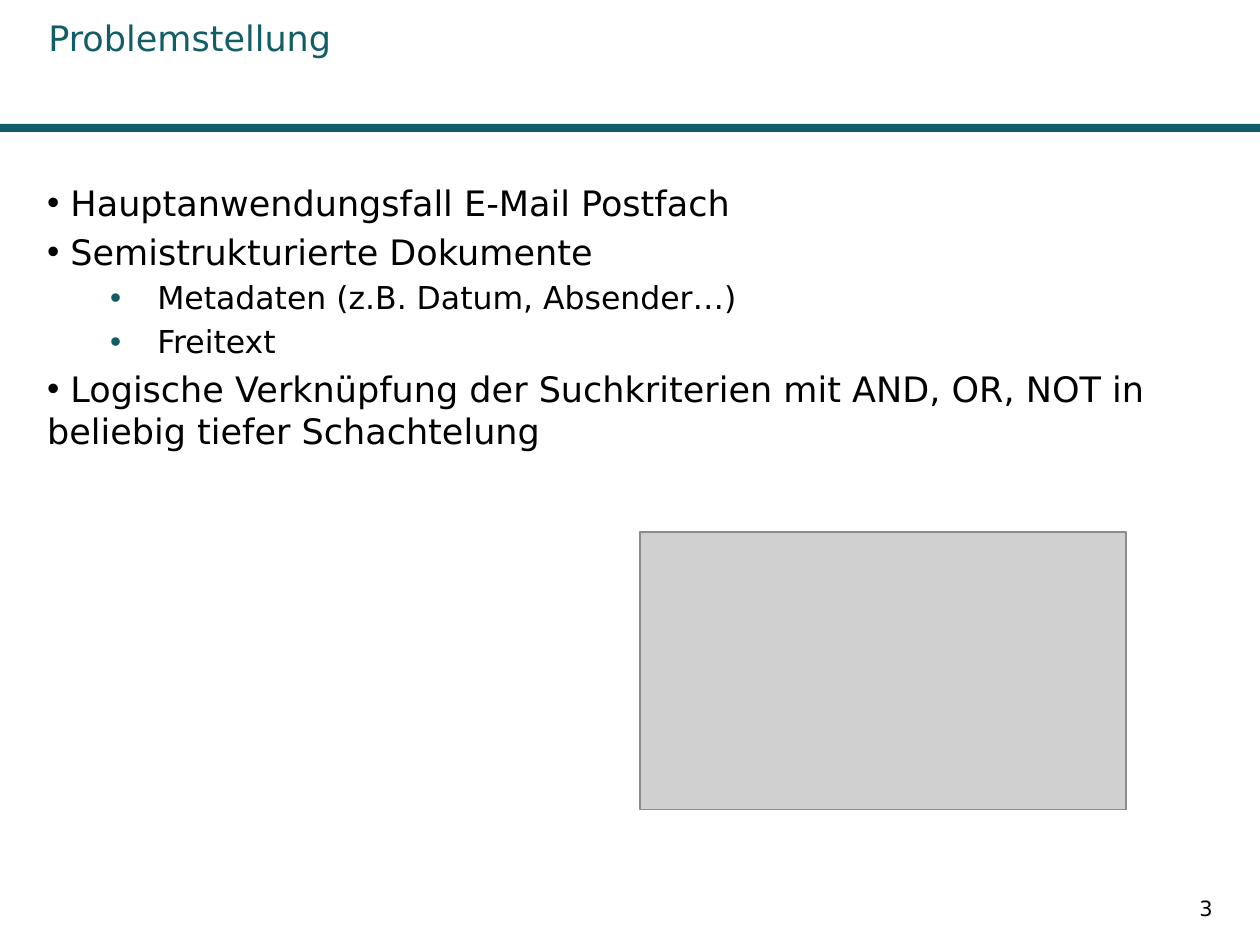
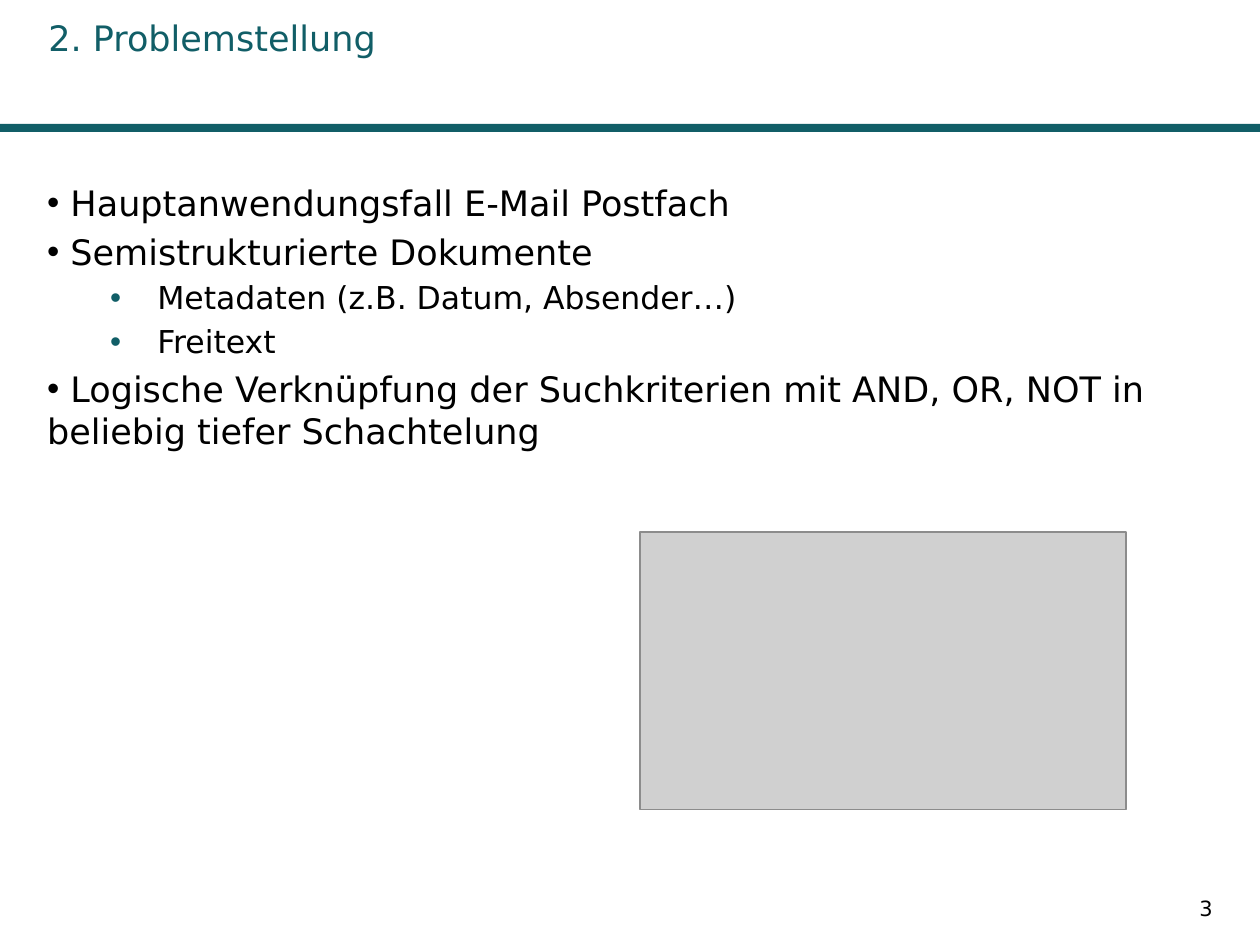
Before and after one commit to AnnikaK/SuchTool, a slide deck: slide 3 of Praesentation/Praesi.pptx. Drawn at 1260x945 pixels with LibreOffice and Linux fonts; fonts in the diff are those of the drawing; grey boxes stand for pictures; background and template pictures are left out. Boxes give left, top, right and bottom in pixels: in the first picture for what was removed or moved away, otherwise in the second. Text is boxed around its words. In the diff, an @@ line names an element or a change of style, - is before the commit and + after.

```diff
--- a/Praesentation/Praesi.pptx
+++ b/Praesentation/Praesi.pptx
@@ title at (48,24,376,59): text changed @@
-Problemstellung
+2. Problemstellung
```
Also in this commit, not shown: 46 other slides changed, 2 slides added, 6 other files.
